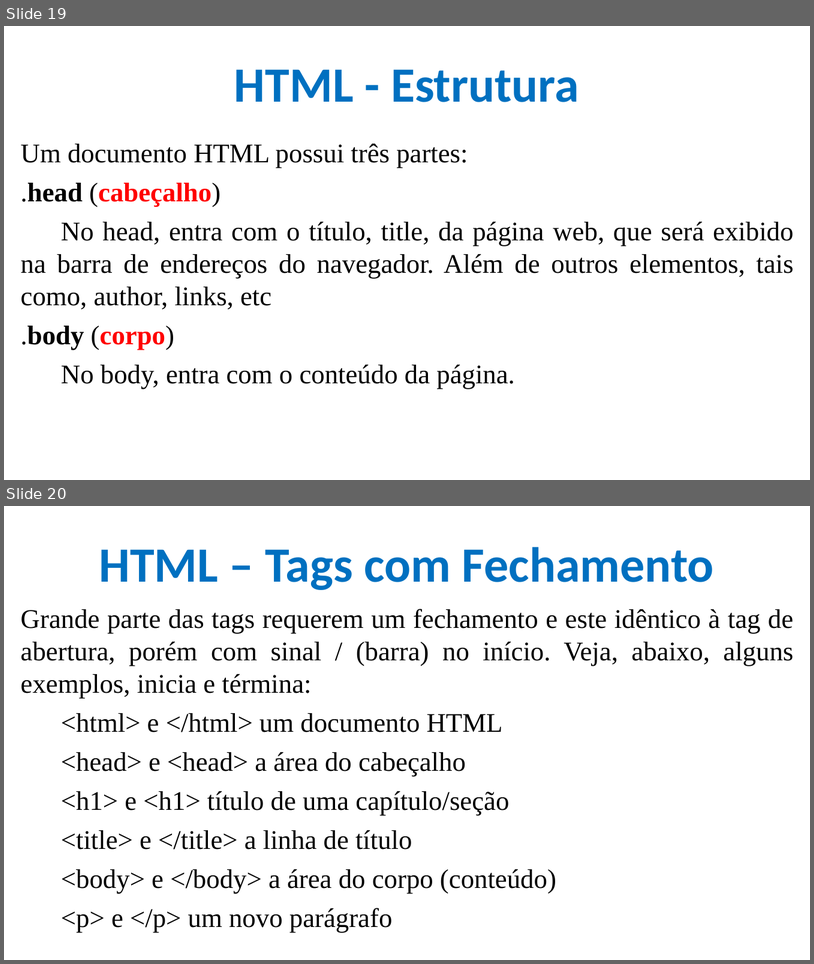
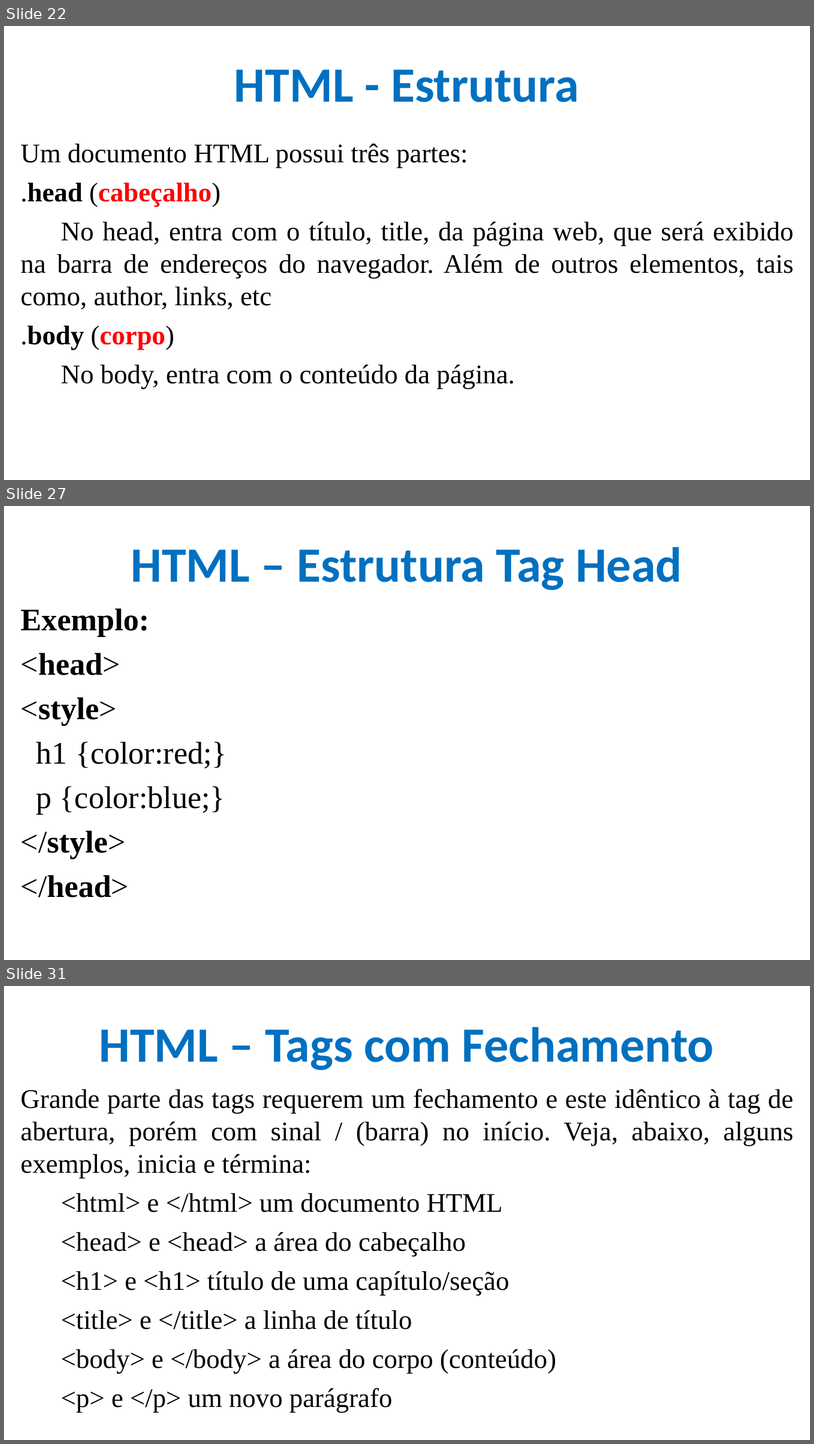
Before and after one commit to CloudEducationBrazil/WydenDesenvolvimentoWebPHP, a slide deck: 01 Classes/Aula 02, 03, 04 Desenvolvimento Web Caracterização - HTML.pptx. Shown one above the other, each under a label of ours: slides 19 and 20 before the commit, slides 22, 27 and 31 after it; the slides between them are not shown. The pictures are 814x964 and 814x1444 pixels, drawn with LibreOffice and Linux fonts; fonts in the diff are those of the drawing; background and template pictures are left out. Boxes give left, top, right and bottom in pixels: in the first picture for what was removed or moved away, otherwise in the second. Text is boxed around its words. In the diff, an @@ line names an element or a change of style, - is before the commit and + after.

```diff
--- a/01 Classes/Aula 02, 03, 04 Desenvolvimento Web Caracterização - HTML.pptx
+++ b/01 Classes/Aula 02, 03, 04 Desenvolvimento Web Caracterização - HTML.pptx
@@ slide 27 added at (4, 506, 810, 960), background picture (left out) @@
@@ title added at (131, 547, 683, 590), 44 pt, text #0070C0, bold @@
+HTML – Estrutura Tag Head
@@ text added at (21, 608, 227, 897), 28 pt, text #000000 @@
+Exemplo:
+<head>
+<style>
+h1 {color:red;}
+p {color:blue;}
+</style>
+</head>
@@ what was slide 19 is now slide 22 @@
@@ what was slide 20 is now slide 31 @@
```
Also in this commit, not shown: 2 slides changed, 12 other slides added.
